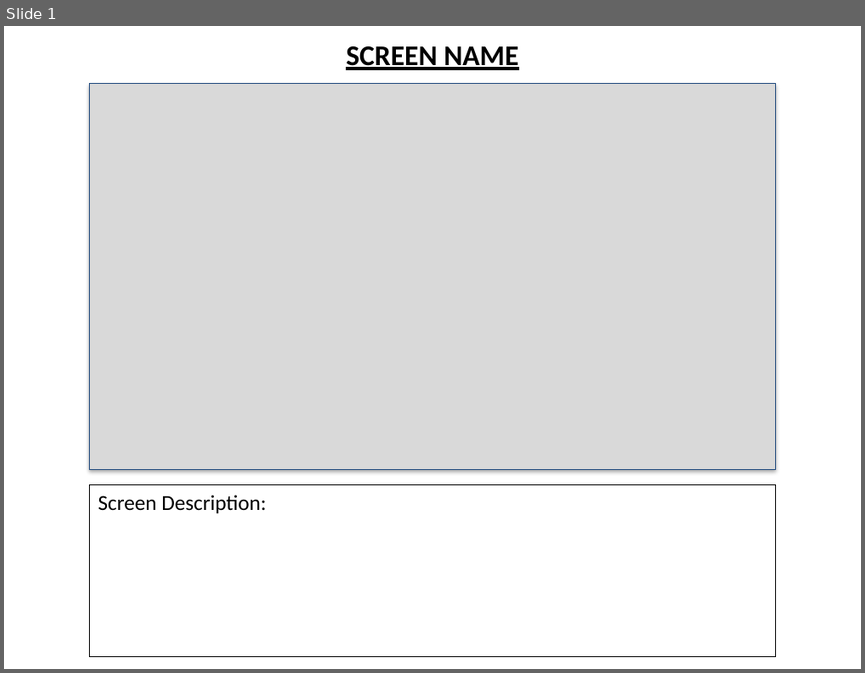
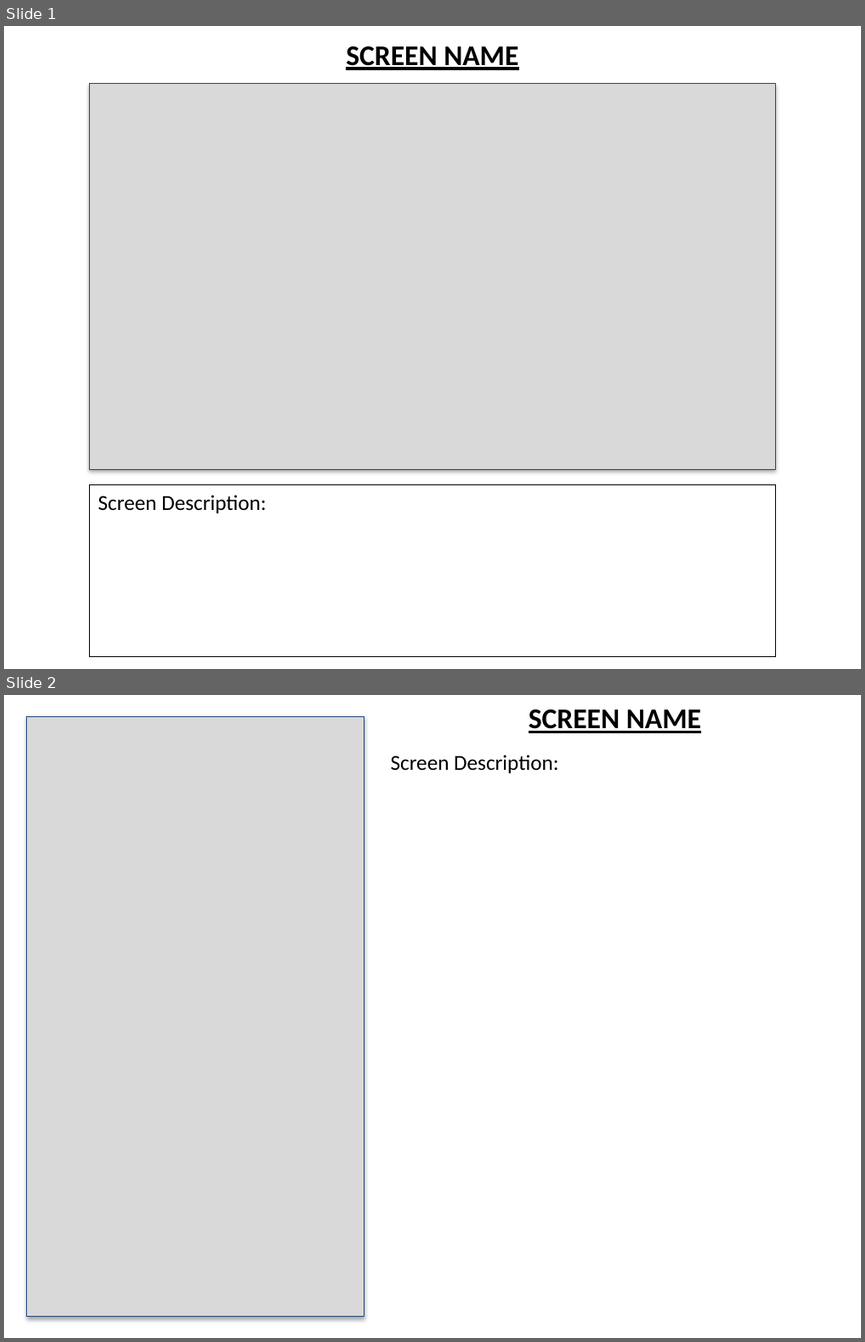
Before and after one commit to SteveTesten/JavaMazeGenerator, a slide deck: Screen Mock-ups/ScreenMockups.pptx. Shown one above the other, each under a label of ours: slide 1 before the commit, slides 1 and 2 after it. The pictures are 865x673 and 865x1342 pixels, drawn with LibreOffice and Linux fonts; fonts in the diff are those of the drawing. Boxes give left, top, right and bottom in pixels: in the first picture for what was removed or moved away, otherwise in the second. Text is boxed around its words. In the diff, an @@ line names an element or a change of style, - is before the commit and + after.

Commit message:
Updated Screen Mock-up Template

```diff
--- a/Screen Mock-ups/ScreenMockups.pptx
+++ b/Screen Mock-ups/ScreenMockups.pptx
@@ slide 2 added at bbox=[4, 695, 861, 1338], background #FFFFFF @@
@@ rectangle added at bbox=[27, 716, 364, 1316], fill #D9D9D9, outline #1F497D 0.75 pt @@
@@ text added at bbox=[528, 709, 701, 733], 24 pt, text #000000, bold, underline @@
+SCREEN NAME
@@ text added at bbox=[391, 755, 558, 773], 18 pt, text #000000 @@
+Screen Description:
```
